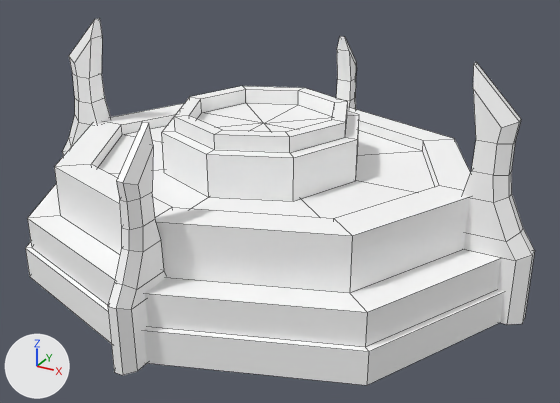
Before and after pictures for a commit that changed the FBX model Assets/Models/SM_SwordPodium_01.fbx.
Camera for both pictures: a 50 mm lens placed at (1.65, -2.85, 1.71), pointed at (0.11, -0.04, 0.31). The axes (+X, +Y, +Z) are drawn at lower left. The lights are the same throughout. Mesh edges are drawn as thin lines. Where no turn or scale is listed for an object, it has been applied to the vertices.

In view in the first picture: 'SM_SwordPodium_01'.
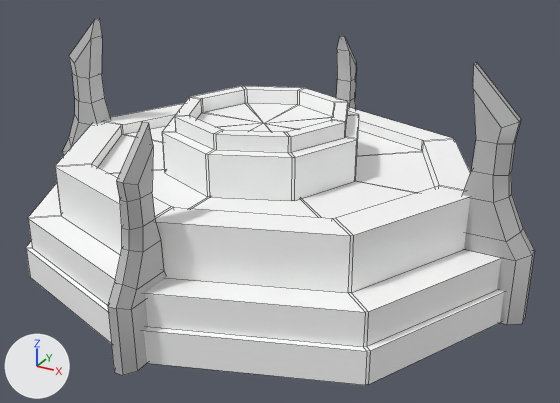
Where the change shows, as pixel boxes [x1, y1, x2, y2] in the pictures (560 x 403 px):
'SM_SwordPodium_01', reshaped: before [25, 18, 535, 385]; after [26, 18, 535, 385]
part 1 of me_mesh, built on: before [25, 86, 504, 385]; after [26, 86, 504, 385]
part 2 of me_mesh, recoloured (white to grey): [62, 18, 535, 375] in both

The change, as a list of edits to the scene's bpy script:
```text
Add mat_lambert1:
    mat_lambert1 = principled_material('lambert1')
    mat_lambert1.base_color = (0.5, 0.5, 0.5)  # grey #bcbcbc
Change me_mesh:
    used by ob_sm_swordpodium_01; location = (0.0, 0.0, 0.0)
    remove me_mesh.from_pydata(...)  # 290 vertices, 272 faces; spans x -1.21..1.21, y -1.07..1.07, z 0.0..1.03
    add me_mesh.from_pydata(...)  # 402 vertices, 384 faces; spans x -1.21..1.21, y -1.07..1.07, z 0.0..1.03
    me_mesh part 1: 96 vertices removed from x -1.16..1.16, y -0.99..0.99, z 0.0..0.72; 208 vertices added at x -1.16..1.16, y -0.99..0.99, z 0.0..0.72
    me_mesh part 2: 160 faces spanning x -1.21..1.21, y -1.07..1.07, z 0.0..1.03 switch from mat_lambert11 (its picture is missing) to mat_lambert1 (grey #bcbcbc)
```
